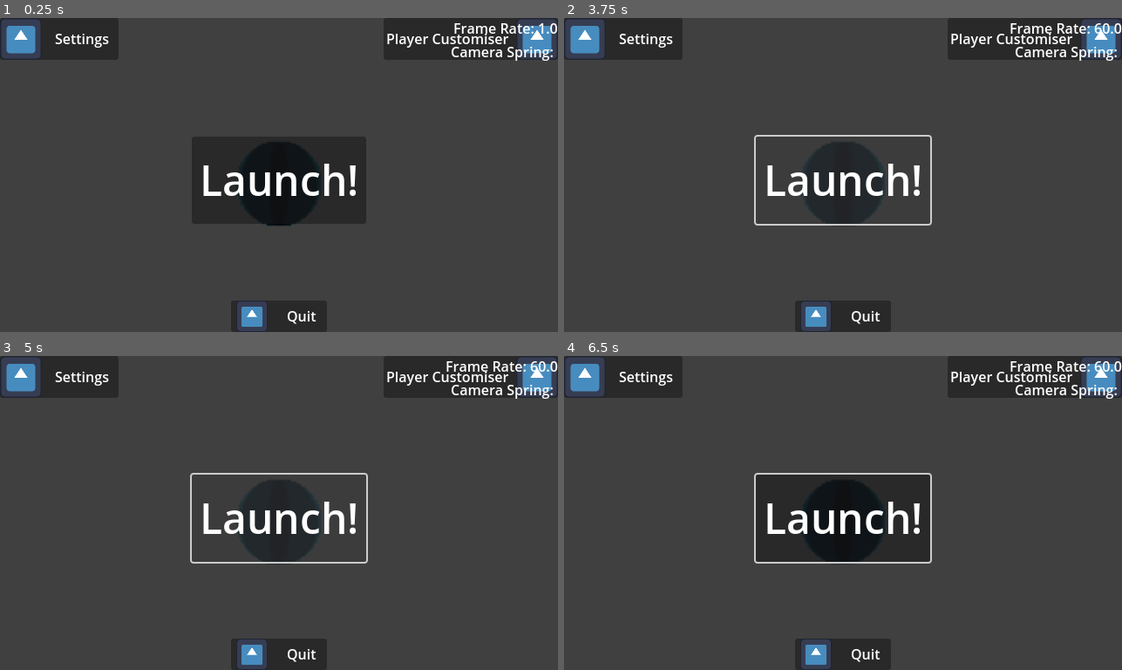
Above: before the commit, frames 1-4 (two rows, left to right).
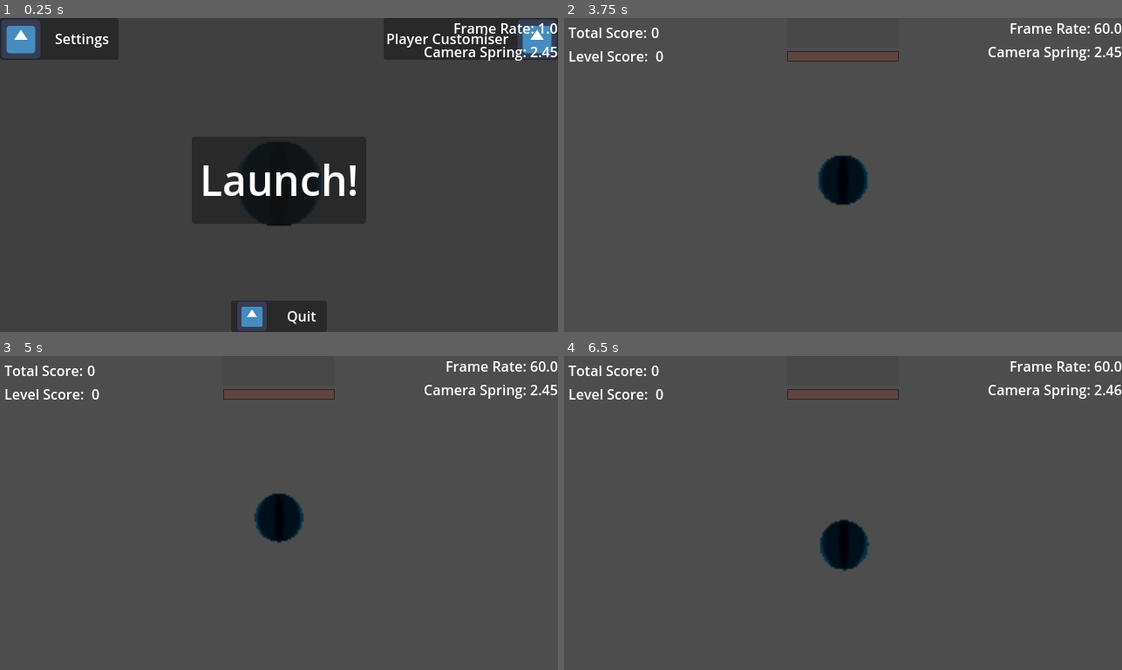
Above: after the commit, the same moments.

Repository: Mangochicken13/MangoPirateJam16
Game: Godot game, scene res://main.tscn
Same seed, same stepped clock (60 frames per second), same inputs: the game is played once before the commit and once after it. The engine's default icon, where the game draws it, is replaced by a stand-in: a white triangle on a blue panel in a dark square.
Inputs (mouse positions are in pixels of both pictures, inside the frame that each line leads up to):
- Up to frame 1 (0.25 s): no input
- Up to frame 2 (3.75 s): click (625, 39) at 0.5 s; click "Back →" at 1.25 s; click "Yes" at 2 s; click (1116, 39) at 2.75 s; click "Launch!" at 3.5 s
- Up to frame 3 (5 s): click (279, 519) at 4.25 s, where only the run before the commit has a clickable "Launch!"
- Up to frame 4 (6.5 s): tap Enter at 5 s; move the mouse to (965, 497) at 5.02 s; hold D (turn_right) 5.03-5.78 s; tap Q at 5.1, 5.85 s; move the mouse to (731, 528) at 5.77 s; hold W (turn_down) from 5.78 s (still down)

The runs differ from the first frame. In frame 1, 0.5% of the frame differs, in the area x 76-100%, y 9-14%; in frame 2, 12%; in frame 3, 12%; in frame 4, 17%, in the area x 0-100%, y 0-100%.
Error before the commit: Parse Error: Could not find type "BreakableWall" in the current scope. (res://ball.gd:100)

Commit message:
Bug fixes + static typing

Diff:
--- a/you-are-the-weapon/Bricks/primitive_brick.gd
+++ b/you-are-the-weapon/Bricks/primitive_brick.gd
@@ -31,8 +31,8 @@
 			return CapsuleShape3D.new()
 		PrimitiveShape.PRIMITIVE_SHAPES.Cylinder:
 			return CylinderShape3D.new()
-		var shape:
-			push_warning("invalid shape index: %s" % shape)
+		var invalid_shape:
+			push_warning("invalid shape index: %s" % invalid_shape)
 			return null
 
 func _get_primitive_mesh(p_type: PrimitiveShape.PRIMITIVE_SHAPES) -> Mesh:
@@ -54,8 +54,8 @@
 			var cylinder_mesh: CylinderMesh = CylinderMesh.new()
 			cylinder_mesh.radial_segments = 32
 			return cylinder_mesh
-		var shape:
-			push_warning("invalid shape index: %s" % shape)
+		var invalid_shape:
+			push_warning("invalid shape index: %s" % invalid_shape)
 			return null
 
 func _get_half_shape_diagonal(p_mesh_shape: Mesh) -> float:
@@ -125,11 +125,13 @@
 		hitbox_component.primitive_collision_shape.shape = new_shape
 		if mesh_component:
 			mesh_component.mesh = new_mesh
-		if mesh_component.outline_mesh:
-			mesh_component.outline_mesh.mesh = new_outline_mesh
+		if outline_component:
+			outline_component.mesh = new_outline_mesh
 	else:
 		# Important in case these settings get toggled off so i know why nothing is happening
 		push_warning("Hitbox \"%s\" is not marked as primitive " % hitbox_component.name)
+
+	_update_shape()
 
 func _update_shape() -> void:
 	var mesh: Mesh
@@ -142,14 +144,14 @@
 	if mesh_component.mesh:
 		mesh = mesh_component.mesh
 
-		if mesh_component.outline_mesh:
-			if mesh_component.outline_mesh.mesh:
-				outline_mesh = mesh_component.outline_mesh.mesh
+		if outline_component:
+			if outline_component.mesh:
+				outline_mesh = outline_component.mesh
 			else:
 				# Only add the outline for breakable bricks
 				if health_component:
 					outline_mesh = mesh.duplicate()
-					mesh_component.outline_mesh.mesh = outline_mesh
+					outline_component.mesh = outline_mesh
 
 
 	if hitbox_component.primitive_collision_shape:
@@ -207,7 +209,7 @@
 				collision_shape.radius = shape.radius
 
 
-	if health_component:
+	if outline_component:
 		_set_outline_dither(outline_mesh)
 
 func _set_outline_dither(p_mesh: Mesh) -> void:
@@ -217,7 +219,7 @@
 	var max_length: float = _max_outline_dither_dist(length)
 
 	if not material:
-		material = base_mesh_outline_material.duplicate()
+		material = base_outline_material.duplicate()
 
 	material.set("distance_fade_min_distance", min_length)
 	material.set("distance_fade_max_distance", max_length)
--- a/you-are-the-weapon/Levels/level_trigger.gd
+++ b/you-are-the-weapon/Levels/level_trigger.gd
@@ -28,13 +28,13 @@
 		mesh_editor.mesh.get("material").set("albedo_color", untriggered_color)
 		body_entered.connect(_on_body_entered)
 
-func _on_body_entered(body: Node3D):
+func _on_body_entered(body: Node3D) -> void:
 	if body is Ball:
 		triggered.emit()
 		_tween_color()
 		body_entered.disconnect(_on_body_entered)
 
 
-func _tween_color():
-	var tween = get_tree().create_tween()
+func _tween_color() -> void:
+	var tween: Tween = get_tree().create_tween()
 	tween.tween_property(mesh_editor.mesh.get("material"), "albedo_color", triggered_color, .5)
--- a/you-are-the-weapon/UI/Debug/debug_ui.gd
+++ b/you-are-the-weapon/UI/Debug/debug_ui.gd
@@ -5,7 +5,7 @@
 @export var camera_spring_label: Label
 @export var player: Ball
 
-func _process(delta: float) -> void:
+func _process(_delta: float) -> void:
 
 	frame_rate_label.text = str(Engine.get_frames_per_second())
 	camera_spring_label.text = "%.2f" % player.ball_cam.get_spring_length()
--- a/you-are-the-weapon/UI/MainMenu/menu.gd
+++ b/you-are-the-weapon/UI/MainMenu/menu.gd
@@ -23,14 +23,14 @@
 	if player_customiser_scene:
 		player_customiser_scene.return_to_main_scene.connect(transition_to_scene.bind(main_scene))
 
-func transition_to_scene(target: PanelContainer):
-	var h_anchor_change = target.anchor_left
-	for scene in scenes:
-		var tween = create_tween()
+func transition_to_scene(target: PanelContainer) -> void:
+	var h_anchor_change: float = target.anchor_left
+	for scene: Node in scenes:
+		var tween: Tween = create_tween()
 		tween.set_ease(Tween.EASE_IN)
 		tween.tween_property(scene, "anchor_left", scene.anchor_left - h_anchor_change, .8)
 		tween.parallel().tween_property(scene, "anchor_right", scene.anchor_right - h_anchor_change, .8)
 
 
-func _on_start_button_pressed():
+func _on_start_button_pressed() -> void:
 	start_game.emit()
--- a/you-are-the-weapon/UI/MainMenu/menu.player_customiser_scene.gd
+++ b/you-are-the-weapon/UI/MainMenu/menu.player_customiser_scene.gd
@@ -8,5 +8,5 @@
 func _ready() -> void:
 	main_scene_button.pressed.connect(_on_main_scene_button_pressed)
 
-func _on_main_scene_button_pressed():
+func _on_main_scene_button_pressed() -> void:
 	return_to_main_scene.emit()
--- a/you-are-the-weapon/UI/MainMenu/menu.settings_scene.gd
+++ b/you-are-the-weapon/UI/MainMenu/menu.settings_scene.gd
@@ -14,24 +14,26 @@
 
 signal return_to_main_scene
 
+# TODO: Full refactor
+
 func _ready() -> void:
 	config = ConfigFile.new()
-	var err = config.load("user://config.cfg")
+	var err := config.load("user://config.cfg")
 
 	if not err == OK:
 		config = ConfigFile.new()
-		for i in settings_container.get_child_count():
-			var child = settings_container.get_child(i)
+		for i: int in settings_container.get_child_count():
+			var child: Control = settings_container.get_child(i)
 			if child.has_signal("changed") and child.get("value"):
 				config.set_value("Settings", child.name, child.value)
 
 	main_scene_button.pressed.connect(_confirm_changes)
-	for i in settings_container.get_child_count():
-		var child = settings_container.get_child(i)
+	for i: int in settings_container.get_child_count():
+		var child: Control = settings_container.get_child(i)
 		if child.has_signal("changed") and child.get("value"):
 			child.changed.connect(_update_settings.bind(child.name, child.value))
 
-func _confirm_changes():
+func _confirm_changes() -> void:
 	confirmation_popup.position = get_viewport_rect().size / 2
 	confirmation_popup.show()
 	await confirmation_popup.popup_hide
@@ -44,7 +46,7 @@
 	new_settings = current_settings.duplicate(true)
 	return_to_main_scene.emit()
 
-func _update_settings(key: String, value: Variant):
+func _update_settings(key: String, value: Variant) -> void:
 	new_settings[key] = value
 
 
--- a/you-are-the-weapon/UI/PlayerUI/player_ui.gd
+++ b/you-are-the-weapon/UI/PlayerUI/player_ui.gd
@@ -55,18 +55,18 @@
 	else:
 		hide_timer()
 
-func _change_objective(p_win_condition: int = -1):
-	var win_condition
+func _change_objective(p_win_condition: int = -1) -> void:
+	var win_condition: int
 	if p_win_condition == -1:
 		win_condition = current_level.win_condition
 	else:
 		win_condition = p_win_condition
-	var tween = create_tween()
+	var tween: Tween = create_tween()
 	tween.tween_property(objective_display, "visible_ratio", 0, 1)
 	tween.tween_property(objective_display, "text", current_level.objective_text(p_win_condition), 0)
 	tween.tween_property(objective_display, "visible_ratio", 1, 1)
 
-func _on_level_win_conditon_met(p_level: Level):
+func _on_level_win_conditon_met(p_level: Level) -> void:
 	if current_level == p_level:
 		if current_level.timed and current_level.stop_timer_on_win:
 			#hide_timer()
@@ -74,16 +74,17 @@
 
 		_change_objective(Level.WIN_CONDITION.None)
 
-func _on_level_timer_timeout(p_level: Level):
+func _on_level_timer_timeout(p_level: Level) -> void:
 	if current_level == p_level:
 		hide_timer()
 
-func hide_timer():
-	var tween = create_tween()
+# TODO: Swap tweens for animation player
+func hide_timer() -> void:
+	var tween: Tween = create_tween()
 	tween.tween_property(time_left_display.label_settings, "font_color", \
 	  Color(time_left_display.label_settings.font_color, 0), 1.5)
 
-func show_timer():
-	var tween = create_tween()
+func show_timer() -> void:
+	var tween: Tween = create_tween()
 	tween.tween_property(time_left_display.label_settings, "font_color", \
 	  Color(time_left_display.label_settings.font_color, 1), 1.5)
--- a/you-are-the-weapon/ball.gd
+++ b/you-are-the-weapon/ball.gd
@@ -40,8 +40,8 @@
 func _process(delta: float) -> void:
 	# Using a lerp here to change the angle of the phantom camera spring arm
 	#   avoids manually changing the angle along with player input, and handles bouncing
-	var ball_cam_angle := ball_cam.get_third_person_rotation()
-	for i in range(3):
+	var ball_cam_angle: Vector3 = ball_cam.get_third_person_rotation()
+	for i: int in range(3):
 		ball_cam_angle[i] = lerp_angle(ball_cam_angle[i], global_rotation[i], CAMERA_LERP_SPEED[i] * delta)
 	ball_cam.set_third_person_rotation(ball_cam_angle)
 
@@ -58,11 +58,11 @@
 	#region Rotation
 
 	# I don't entirely understand the rotation functions, but they work so that's good enough
-	var turn_dir_x = Input.get_axis("turn_up", "turn_down")
+	var turn_dir_x: float = Input.get_axis("turn_up", "turn_down")
 	rotate_object_local(Vector3.MODEL_RIGHT, turn_dir_x * delta)
 	velocity = velocity.rotated(basis * Vector3.LEFT, turn_dir_x * delta)
 
-	var turn_dir_y = Input.get_axis("turn_right", "turn_left")
+	var turn_dir_y: float = Input.get_axis("turn_right", "turn_left")
 	rotate_object_local(Vector3.MODEL_TOP, turn_dir_y * delta)
 	velocity = velocity.rotated(basis * Vector3.MODEL_TOP, turn_dir_y * delta)
 
@@ -77,9 +77,9 @@
 
 	#region Collision Handling
 
-	var collision := move_and_collide(velocity * delta)
+	var collision: KinematicCollision3D = move_and_collide(velocity * delta)
 
-	for i in ADDITIONAL_COLLISIONS:
+	for i: int in ADDITIONAL_COLLISIONS:
 		if collision == null:
 			break
 
@@ -97,41 +97,32 @@
 
 	var collider := last_collision.get_collider()
 
-	if collider is BreakableWall:
-		collider._deal_damage(calculate_damage())
-		pass
-
 	# should be main logic after refactor
 	if collider is HitboxComponent:
 		collider._deal_damage(calculate_damage())
 
-		var normal := last_collision.get_normal()
+		var normal: Vector3 = last_collision.get_normal()
 		velocity = velocity.bounce(normal)
 		#velocity = collider._bounce(velocity)
 
 		# No need to multiply by delta, the remainder magnitude is already multiplied by it
-		var collision := move_and_collide(velocity.normalized() * last_collision.get_remainder().length())
+		var collision: KinematicCollision3D = move_and_collide(velocity.normalized() * last_collision.get_remainder().length())
 		basis = Basis.looking_at(velocity)
 		return collision
 
-	# Common logic; bouncing, imparted velocity
-	if collider is Wall:
-
-		var normal := last_collision.get_normal()
-		velocity = velocity.bounce(normal)
-		velocity = collider._bounce(velocity)
-
-		# No need to multiply by delta, the remainder magnitude is already multiplied by it
-		var collision := move_and_collide(velocity.normalized() * last_collision.get_remainder().length())
-		basis = Basis.looking_at(velocity)
-		return collision
-	else:
-		breakpoint
+	#var normal: Vector3 = last_collision.get_normal()
+	#velocity = velocity.bounce(normal)
+	#velocity = collider._bounce(velocity)
+	#
+	## No need to multiply by delta, the remainder magnitude is already multiplied by it
+	#var collision: KinematicCollision3D = move_and_collide(velocity.normalized() * last_collision.get_remainder().length())
+	#basis = Basis.looking_at(velocity)
+	#return collision
 
 	return null
 
 func calculate_damage() -> float:
-	var damage = max(0.5, (1 + pow(max(0, (velocity.length() - speed)) ** 2, (1.0/3)))) * damage_multiplier
+	var damage: float = max(0.5, (1 + pow(max(0, (velocity.length() - speed)) ** 2, (1.0/3)))) * damage_multiplier
 
 	#print("Damage: ", damage)
 	#print("From values: \nVelocity magnitude: {0}\nSpeed: {1}\nDamage Multiplier: {2}\n".format([velocity.length(), speed, damage_multiplier]))
--- a/you-are-the-weapon/main.gd
+++ b/you-are-the-weapon/main.gd
@@ -35,9 +35,9 @@
 				current_level.complete_win_condition()
 
 func get_levels(p_parent: Node) -> int:
-	return Utils.get_children_of_type(p_parent, Level)
+	return Utils.get_children_of_type(p_parent, func(x: Node) -> bool: return x is Level).size()
 
-func _start_game():
+func _start_game() -> void:
 	get_tree().paused = false
 	menu_ui.hide()
 	player_ui.show()
@@ -45,11 +45,11 @@
 
 #region SignalBus Responses
 
-func _on_level_entered(p_level: Level):
+func _on_level_entered(p_level: Level) -> void:
 	if not current_level == p_level:
 		current_level = p_level
 
-func _on_level_exited(p_level: Level):
+func _on_level_exited(p_level: Level) -> void:
 	if current_level == p_level:
 		total_score += current_level.level_score
 		levels_completed += 1
@@ -61,7 +61,7 @@
 			win_ui.show()
 			get_tree().paused = true
 
-func _on_restart_game():
+func _on_restart_game() -> void:
 	get_tree().reload_current_scene()
 
 #endregion
